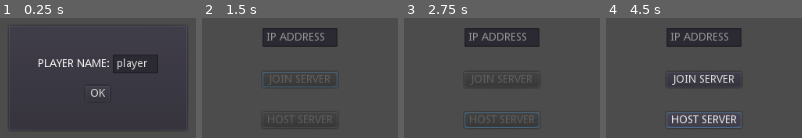
Above: before the commit, frames 1-4 (left to right).
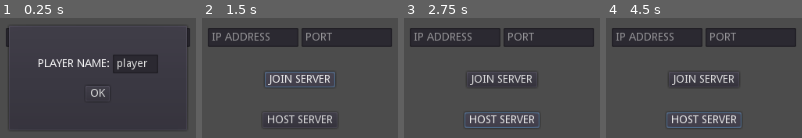
Above: after the commit, the same moments.

Repository: juliohq/node-sync-example
Game: Godot game, scene res://Root.tscn
The game is run twice, just before and just after one commit, with the same random seed, the same clock (stepped at 60 frames per second) and the same inputs.
Inputs (mouse positions are in pixels of both pictures, inside the frame that each line leads up to):
- Up to frame 1 (0.25 s): no input
- Up to frame 2 (1.5 s): click "OK" at 0.5 s; click "JOIN SERVER" at 1.25 s
- Up to frame 3 (2.75 s): click (502, 120) at 2 s, where only the run after the commit has a clickable "HOST SERVER"
- Up to frame 4 (4.5 s): hold W (UP) 2.78-4.28 s; hold A (LEFT) from 4.28 s (still down)

The runs differ from the first frame. In frame 1, 0.5% of the frame differs, in the area x 3-97%, y 8-25%; in frame 2, 12%, in the area x 3-97%, y 8-89%; in frame 3, 12%; in frame 4, 9.4%.

Commit message:
Add custom port support

Diff:
--- a/lobby/Lobby.gd
+++ b/lobby/Lobby.gd
@@ -7,7 +7,8 @@
 onready var Players = $Margin/Players
 onready var Waiting = $Center/Box/Waiting
 onready var PlayerCount = $Center/Box/PlayerCount
-onready var IPEdit = $Center/Box/IPEdit
+onready var IPEdit = $Center/Box/Address/IPEdit
+onready var PortEdit = $Center/Box/Address/Port
 onready var Join = $Center/Box/Join
 onready var Host = $Center/Box/Host
 onready var Start = $Center/Box/Start
@@ -37,14 +38,24 @@
 
 
 func join():
+	if IPEdit.text.empty() and PortEdit.text.empty():
+		print("Please, input an IP address and a port to connect")
+		return
+
 	_disable_buttons()
-	if Network.join() == OK:
+	if Network.join(IPEdit.text, int(PortEdit.text)) == OK:
 		JoinTimeout.start()
+	else:
+		_enable_buttons()
 
 
 func host():
+	if PortEdit.text.empty():
+		print("Please, input a port to host")
+		return
+
 	_disable_buttons()
-	if Network.host() == OK:
+	if Network.host(int(PortEdit.text)) == OK:
 		get_tree().connect("network_peer_connected", self, "_on_network_peer_connected")
 		get_tree().connect("network_peer_disconnected", self, "_on_network_peer_disconnected")
 
@@ -52,6 +63,8 @@
 		PlayerCount.show()
 		PlayerCount.text = PLAYER_COUNT_FMT % [get_tree().get_network_connected_peers().size() + 1, Network.MAX_CLIENTS]
 		Cancel.show()
+	else:
+		_enable_buttons()
 
 
 func _on_connected_to_server():
--- a/lobby/Lobby.tscn
+++ b/lobby/Lobby.tscn
@@ -28,9 +28,9 @@
 anchor_bottom = 1.0
 
 [node name="Box" type="VBoxContainer" parent="Center"]
-margin_left = 464.0
+margin_left = 394.0
 margin_top = 236.0
-margin_right = 560.0
+margin_right = 630.0
 margin_bottom = 364.0
 custom_constants/separation = 32
 
@@ -50,21 +50,37 @@
 align = 1
 valign = 1
 
-[node name="IPEdit" type="LineEdit" parent="Center/Box"]
-margin_right = 96.0
+[node name="Address" type="HBoxContainer" parent="Center/Box"]
+margin_right = 236.0
 margin_bottom = 24.0
+
+[node name="IPEdit" type="LineEdit" parent="Center/Box/Address"]
+margin_right = 116.0
+margin_bottom = 24.0
+rect_min_size = Vector2( 116, 24 )
 placeholder_text = "IP ADDRESS"
 
+[node name="Port" type="LineEdit" parent="Center/Box/Address"]
+margin_left = 120.0
+margin_right = 236.0
+margin_bottom = 24.0
+rect_min_size = Vector2( 116, 24 )
+placeholder_text = "PORT"
+
 [node name="Join" type="Button" parent="Center/Box"]
+margin_left = 73.0
 margin_top = 56.0
-margin_right = 96.0
+margin_right = 163.0
 margin_bottom = 76.0
+size_flags_horizontal = 4
 text = "JOIN SERVER"
 
 [node name="Host" type="Button" parent="Center/Box"]
+margin_left = 70.0
 margin_top = 108.0
-margin_right = 96.0
+margin_right = 166.0
 margin_bottom = 128.0
+size_flags_horizontal = 4
 text = "HOST SERVER"
 
 [node name="Start" type="Button" parent="Center/Box"]
